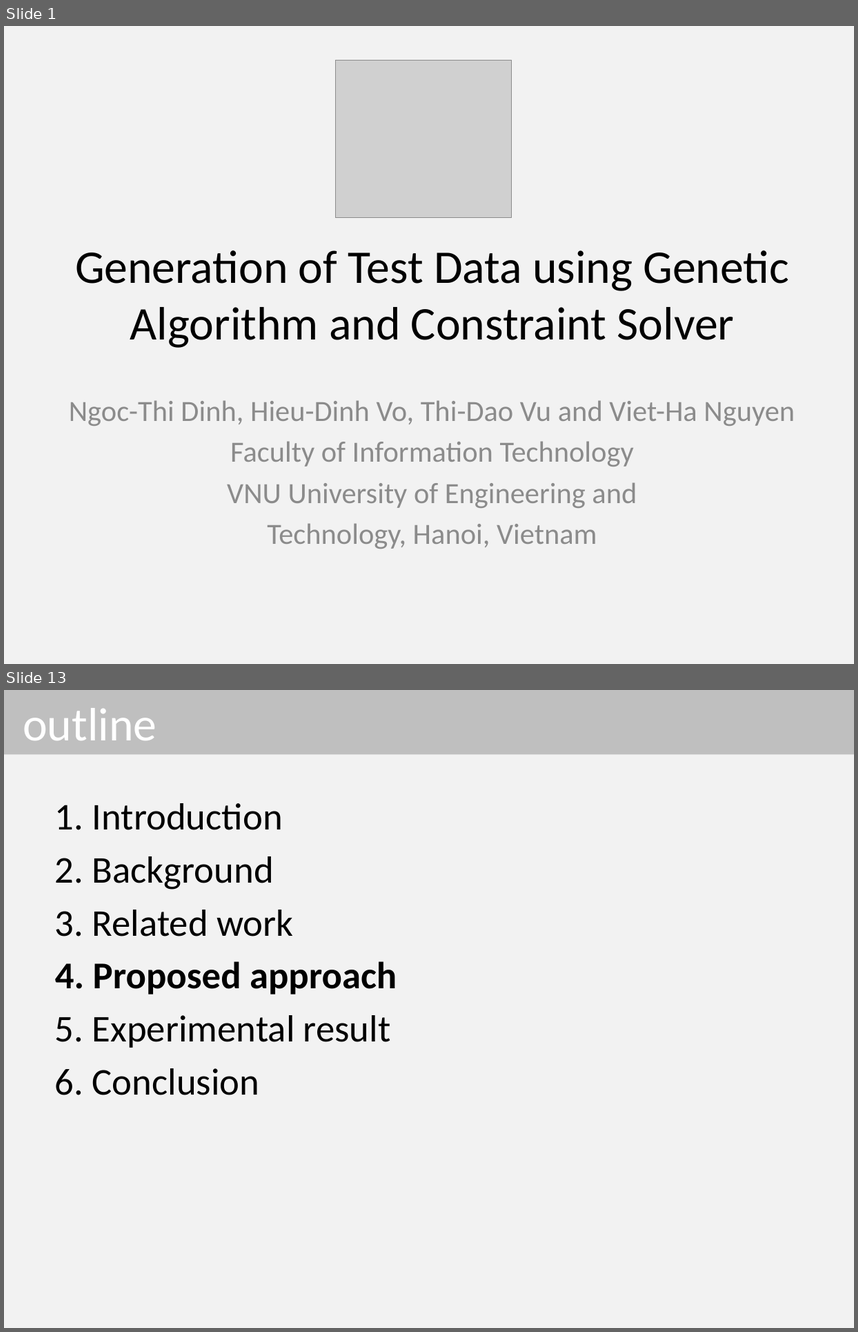
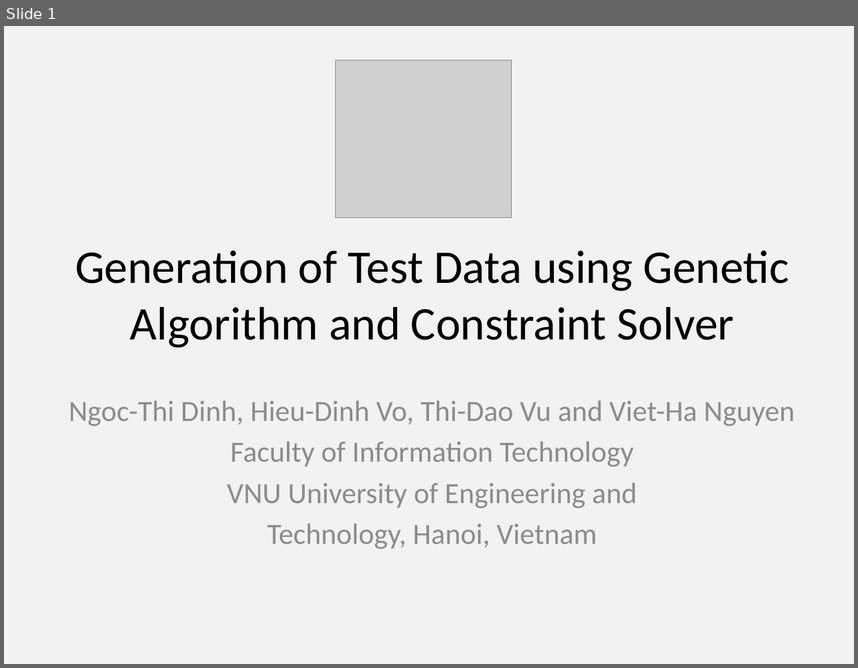
Before and after one commit to dinhngocthi/GAsource, a slide deck: CFT4CUnitSrc/src/report/ACIIDS2016_Presentation.pptx. Shown one above the other, each under a label of ours: slides 1 and 13 before the commit, slide 1 after it; the slides between them are not shown. The pictures are 858x1332 and 858x668 pixels, drawn with LibreOffice and Linux fonts; fonts in the diff are those of the drawing; grey boxes stand for pictures. Boxes give left, top, right and bottom in pixels: in the first picture for what was removed or moved away, otherwise in the second. Text is boxed around its words. In the diff, an @@ line names an element or a change of style, - is before the commit and + after.

```diff
--- a/CFT4CUnitSrc/src/report/ACIIDS2016_Presentation.pptx
+++ b/CFT4CUnitSrc/src/report/ACIIDS2016_Presentation.pptx
@@ slide 13 removed at <box>4,690,854,1328</box>, background #F2F2F2 @@
@@ title removed at <box>4,690,854,755</box> @@
-outline
@@ text removed at <box>55,803,397,1095</box> @@
-1. Introduction
-2. Background
-3. Related work
-4. Proposed approach
-5. Experimental result
-6. Conclusion
```
Also in this commit, not shown: 2 slides changed, 25 other slides removed.
